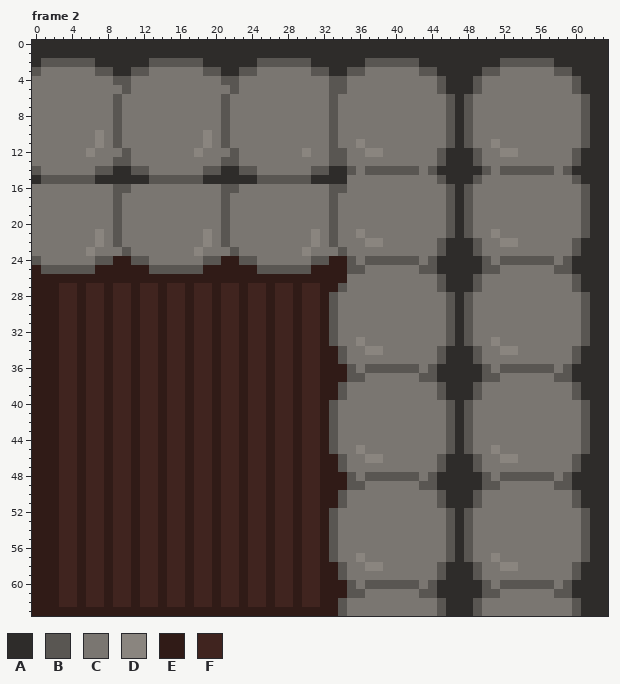
One commit to this pixel-art file: Assets/Ea's Folder/walltile.aseprite. Above is the file before it was changed.
64x64 pixels, 2 frames. Shown: frame 2.
Palette (. is transparent): A #2e2c2a  B #595652  C #7a7671  D #8a857f  E #301b17  F #40241f
Pixels before, frame 2 (only the part around the change), first column x 0:
 0 AAAAAAAAAAAAAAAAAAAAAAAAAAAAAAAAAAAAAAAAAAAAA
 1 AAAAAAAAAAAAAAAAAAAAAAAAAAAAAAAAAAAAAAAAAAAAA
 2 ABBBBBBAAAAAABBBBBBAAAAAABBBBBBAAAAAABBBBBBAA
 3 BCCCCCCBBAABBCCCCCCBBAABBCCCCCCBBAABBCCCCCCBB
 4 CCCCCCCCCBBCCCCCCCCCCBBCCCCCCCCCCBBCCCCCCCCCC
 5 CCCCCCCCCCBCCCCCCCCCCCBCCCCCCCCCCBBCCCCCCCCCC
 6 CCCCCCCCCBCCCCCCCCCCCBCCCCCCCCCCCBCCCCCCCCCCC
 7 CCCCCCCCCBCCCCCCCCCCCBCCCCCCCCCCCBCCCCCCCCCCC
 8 CCCCCCCCCBCCCCCCCCCCCBCCCCCCCCCCCBCCCCCCCCCCC
 9 CCCCCCCCCBCCCCCCCCCCCBCCCCCCCCCCCBCCCCCCCCCCC
10 CCCCCCCDCBCCCCCCCCCDCBCCCCCCCCCCCBCCCCCCCCCCC
11 CCCCCCCDCBCCCCCCCCCDCBCCCCCCCCCCCBCCDCCCCCCCC
12 CCCCCCDCCCBCCCCCCCDCCCBCCCCCCCDCCBBCCDDCCCCCC
13 CCCCCCCCCBBCCCCCCCCCCBBCCCCCCCCCCBBCCCCCCCCCC
14 BCCCCCCBBAABBCCCCCCBBAABBCCCCCCBBAABCBBBBBBCB
15 ABBBBBBAAAAAABBBBBBAAAAAABBBBBBAAAACCCCCCCCCC
16 CCCCCCCCCBBCCCCCCCCCCBBCCCCCCCCCCBBCCCCCCCCCC
17 CCCCCCCCCBCCCCCCCCCCCBCCCCCCCCCCCBCCCCCCCCCCC
18 CCCCCCCCCBCCCCCCCCCCCBCCCCCCCCCCCBCCCCCCCCCCC
19 CCCCCCCCCBCCCCCCCCCCCBCCCCCCCCCCCBCCCCCCCCCCC
20 CCCCCCCCCBCCCCCCCCCCCBCCCCCCCCCCCBCCCCCCCCCCC
21 CCCCCCCDCBCCCCCCCCCDCBCCCCCCCCCDCBCCDCCCCCCCC
22 CCCCCCCDCBCCCCCCCCCDCBCCCCCCCCCDCBCCCDDCCCCCC
23 CCCCCCDCCCBCCCCCCCDCCCBCCCCCCCDCCCBCCCCCCCCCC
24 BCCCCCCBBEEBBCCCCCCBBEEBBCCCCCCBBEEBCBBBBBBCB
25 EBBBBBBEEEEEEBBBBBBEEEEEEBBBBBBEEEEBBCCCCCCBB
26 EEEEEEEEEEEEEEEEEEEEEEEEEEEEEEEEEEECCCCCCCCCC
27 EEEFFEFFEFFEFFEFFEFFEFFEFFEFFEFFEEBCCCCCCCCCC
28 EEEFFEFFEFFEFFEFFEFFEFFEFFEFFEFFEBCCCCCCCCCCC
29 EEEFFEFFEFFEFFEFFEFFEFFEFFEFFEFFEBCCCCCCCCCCC
30 EEEFFEFFEFFEFFEFFEFFEFFEFFEFFEFFEBCCCCCCCCCCC
31 EEEFFEFFEFFEFFEFFEFFEFFEFFEFFEFFEBCCCCCCCCCCC
32 EEEFFEFFEFFEFFEFFEFFEFFEFFEFFEFFEBCCCCCCCCCCC
33 EEEFFEFFEFFEFFEFFEFFEFFEFFEFFEFFEBCCDCCCCCCCC
34 EEEFFEFFEFFEFFEFFEFFEFFEFFEFFEFFEEBCCDDCCCCCC
New version:
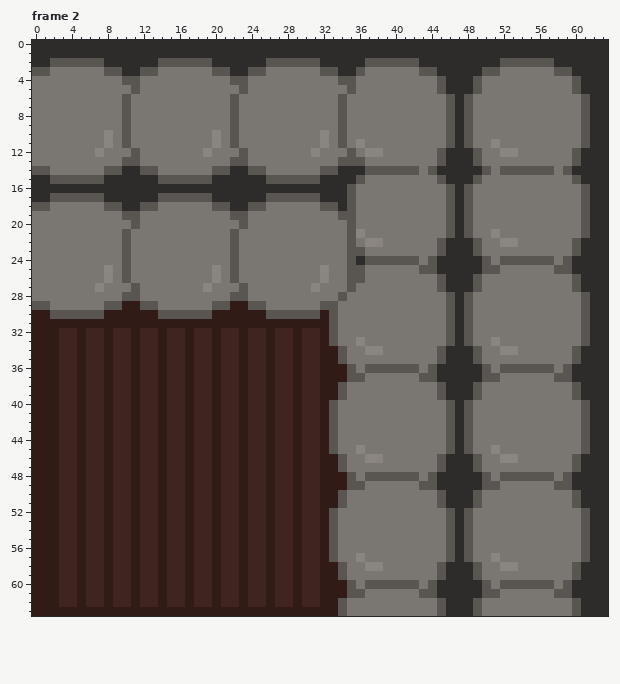
What changed:
Changed rows in their new state; - is an unchanged pixel.
Frame 2:
first column x 0:
 2 -A-----B-----A-----B-----A-----B-----
 3 -B-----C-B-A-B-----C-B-A-B-----C-B-A-
 4 ---------C-B---------C-B---------C-B-
 5 ----------CB----------CB---------CCB-
 6 ---------CB----------CB----------CB--
 7 ---------CB----------CB----------CB--
 8 ---------CB----------CB----------CB--
 9 ---------CB----------CB----------CB--
10 -------CDCB--------CDCB---------DCB--
11 -------CDCB--------CDCB---------DCB--
12 ------CD--CB------CD--CB------CD-CCB-
13 ---------C-B---------C-B---------C-BB
14 -B-----C-B-A-B-----C-B-A-B-----C-B-AA
15 -A-----B-----A-----B-----A-----B---AB
16 AAAAAAAAAAAAAAAAAAAAAAAAAAAAAAAAAAAB-
17 AABBBBBBAAAAAABBBBBBAAAAAABBBBBBAAAB-
18 BB------B-AABB------B-AABB------B-AB-
19 ---------CBB---------CBB---------CBB-
20 ---------C-B---------C-B---------C-B-
21 -------C-CB--------C-CB--------C-C-B-
22 -------C-CB--------C-CB--------C-C-B-
23 ------C-----------C-----------C---CBB
24 C------CCCBCC------CCCBCC------CCCC-A
25 CCCCCCCCDCBCCCCCCCCCDCBCCCCCCCCCDCC--
26 CCCCCCCCDCBCCCCCCCCCDCBCCCCCCCCCDCCBB
27 CCCCCCCDCCCBCCCCCCCDCCCBCCCCCCCDCCCB-
28 CCCCCCCCCCBBCCCCCCCCCCBBCCCCCCCCCCB--
29 BBCCCCCCBBE-BBCCCCCCBBE-BBCCCCCCB----
30 --BBBBBB-EE-EEBBBBBB-EE-EEBBBBBB-----
31 ---EE-EE-EE-EE-EE-EE-EE-EE-EE-EE-----
Boxes around the changes in both pictures, in picture pixels (x1, y1, x2, y2):
changed: (32, 58, 365, 328)
